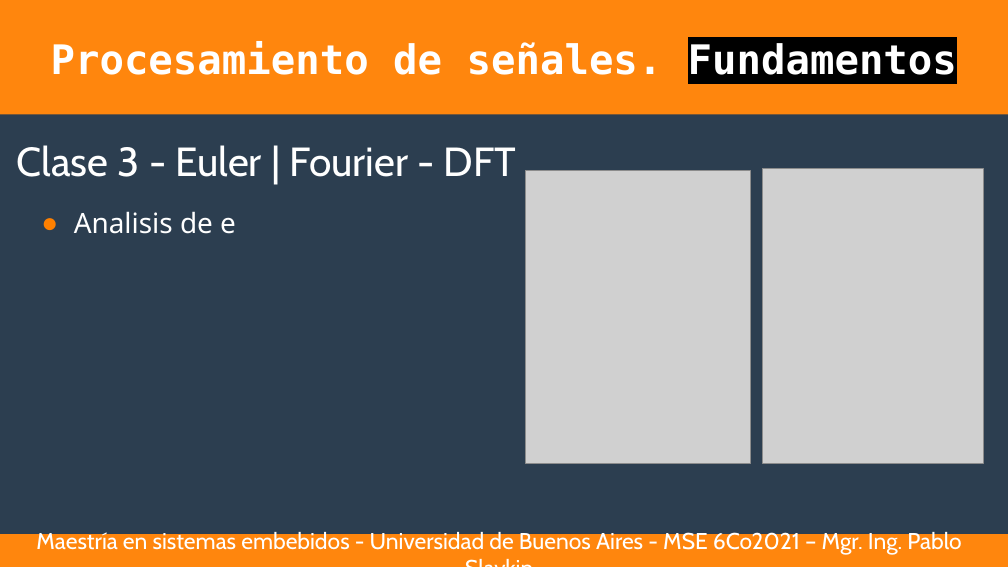
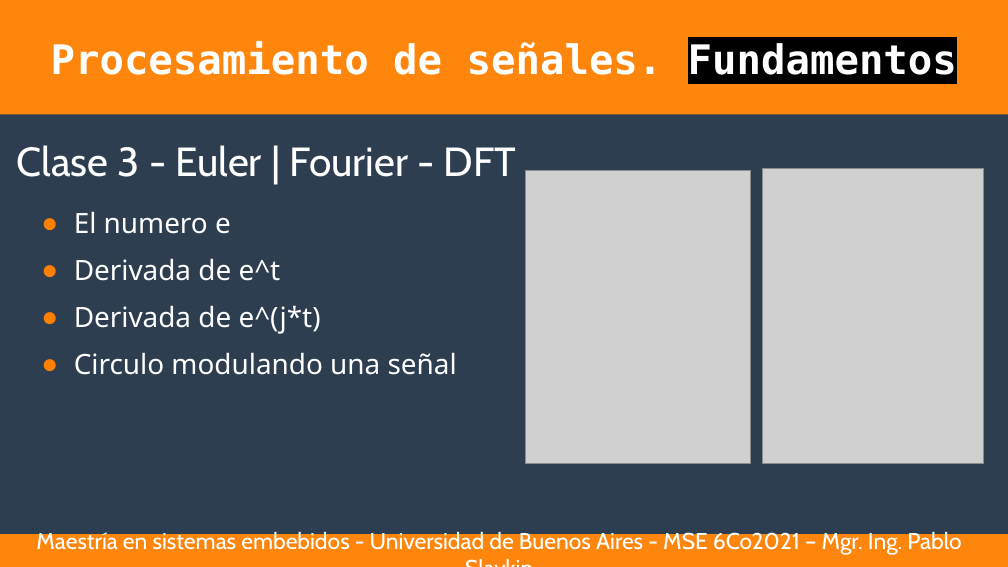
Before and after one commit to leonardods2007/psf_2021, a slide deck: slide 1 of clases/3_clase/3_clase.odp. Drawn at 1008x567 pixels with LibreOffice and Linux fonts; fonts in the diff are those of the drawing; grey boxes stand for pictures. Boxes give left, top, right and bottom in pixels: in the first picture for what was removed or moved away, otherwise in the second. Text is boxed around its words. In the diff, an @@ line names an element or a change of style, - is before the commit and + after.

```diff
--- a/clases/3_clase/3_clase.odp
+++ b/clases/3_clase/3_clase.odp
@@ text at <box>74,211,457,375</box>: text changed @@
-● Analisis de e
+● El numero e
+● Derivada de e^t
+● Derivada de e^(j*t)
+● Circulo modulando una señal
```
Also in this commit, not shown: 3 other slides changed, 5 slides added, 10 other files.
